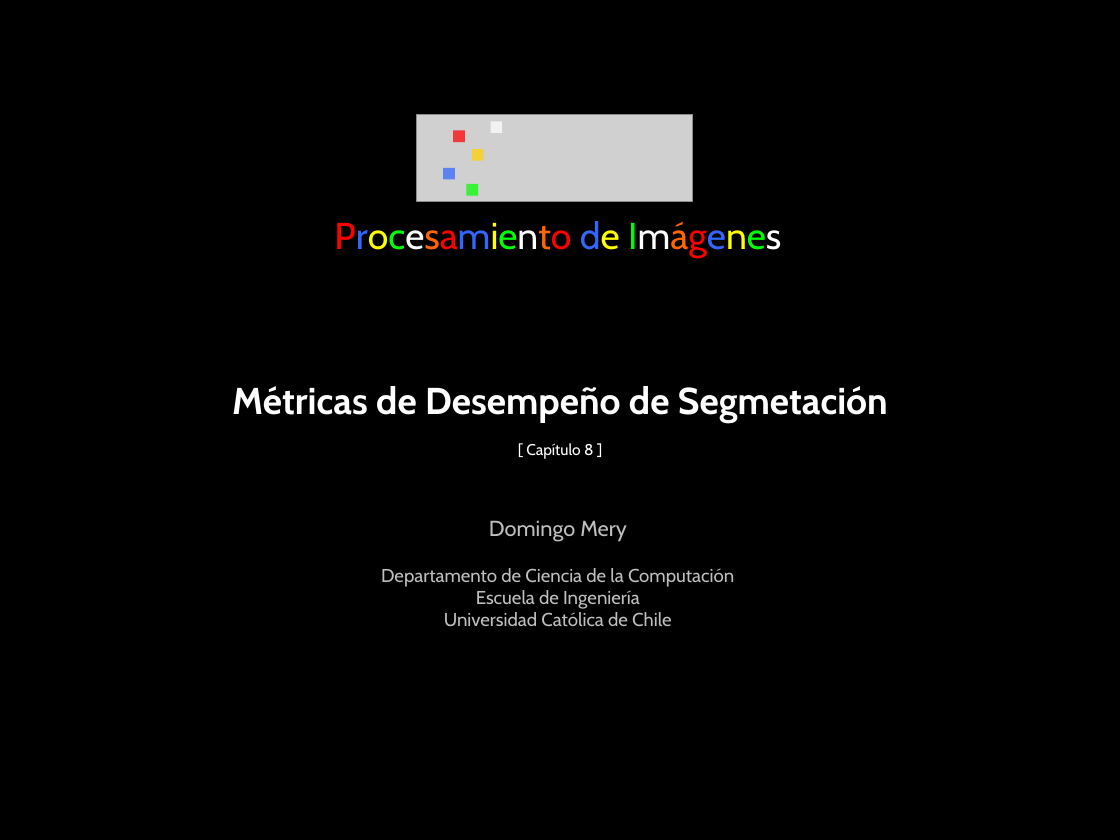
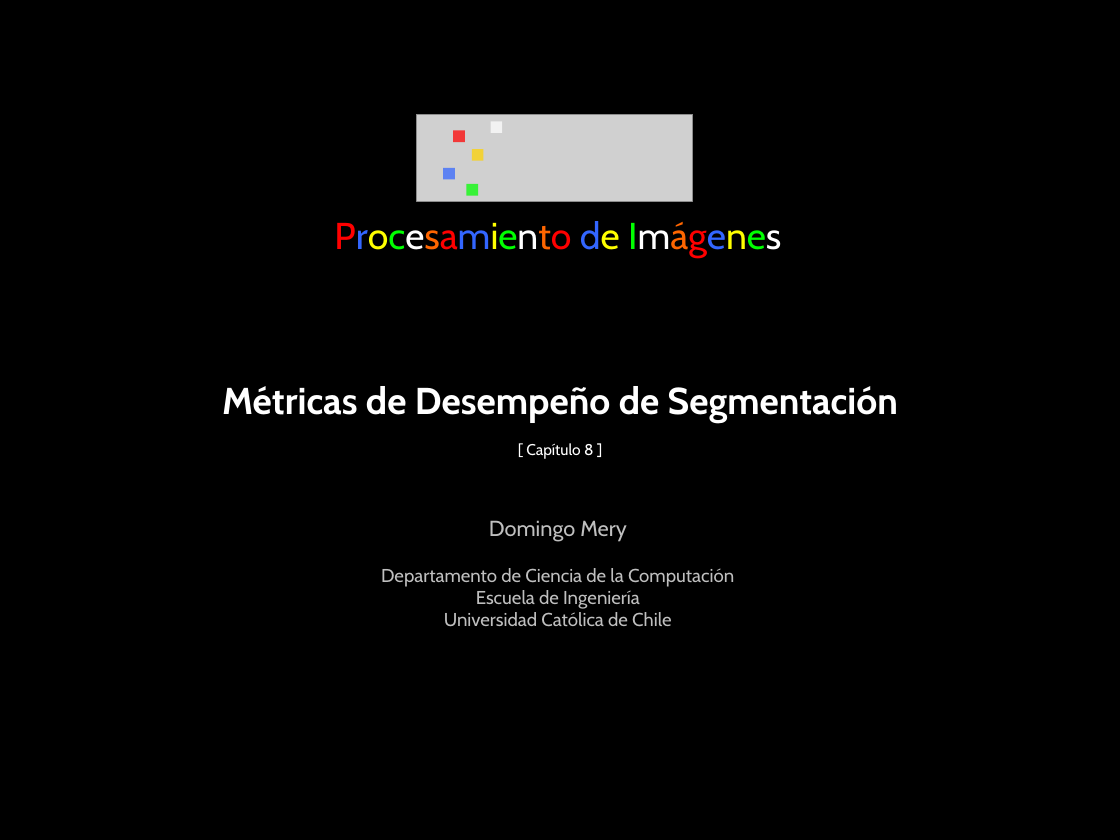
Before and after one commit to domingomery/imagenes, a slide deck: slide 1 of clases/Cap08_Segmentacion/presentations/IMG08_PrecisionRecall.pptx. Drawn at 1120x840 pixels with LibreOffice and Linux fonts; fonts in the diff are those of the drawing; grey boxes stand for pictures. Boxes give left, top, right and bottom in pixels: in the first picture for what was removed or moved away, otherwise in the second. Text is boxed around its words. In the diff, an @@ line names an element or a change of style, - is before the commit and + after.

```diff
--- a/clases/Cap08_Segmentacion/presentations/IMG08_PrecisionRecall.pptx
+++ b/clases/Cap08_Segmentacion/presentations/IMG08_PrecisionRecall.pptx
@@ text at (222,386,898,422): text changed @@
-Métricas de Desempeño de Segmetación
+Métricas de Desempeño de Segmentación
```
Also in this commit, not shown: 19 other files.
